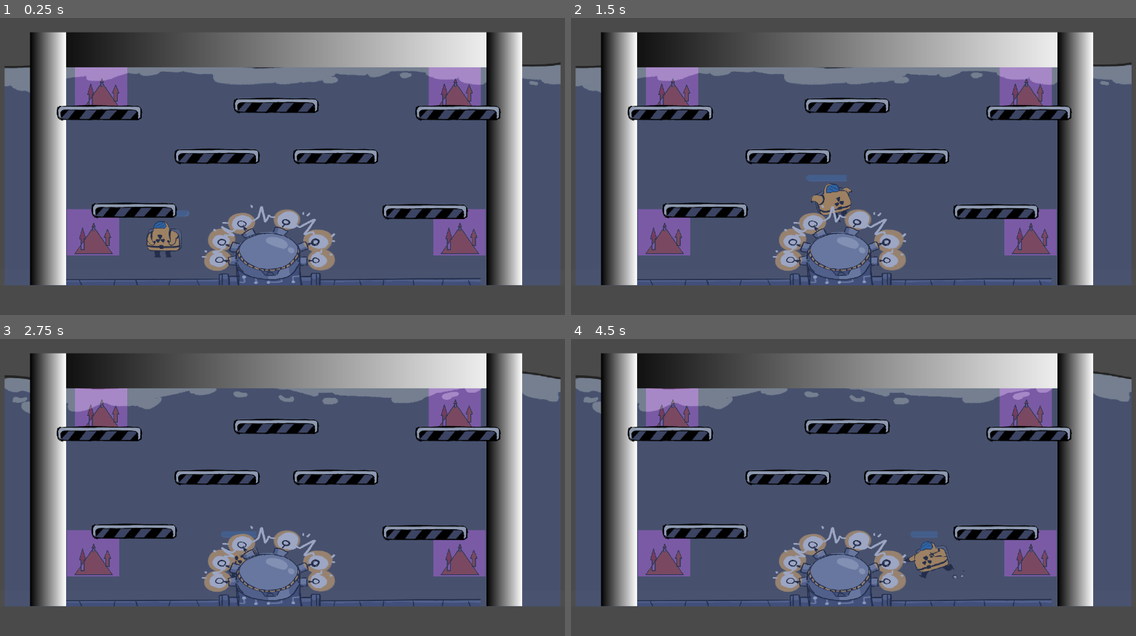
Above: before the commit, frames 1-4 (two rows, left to right).
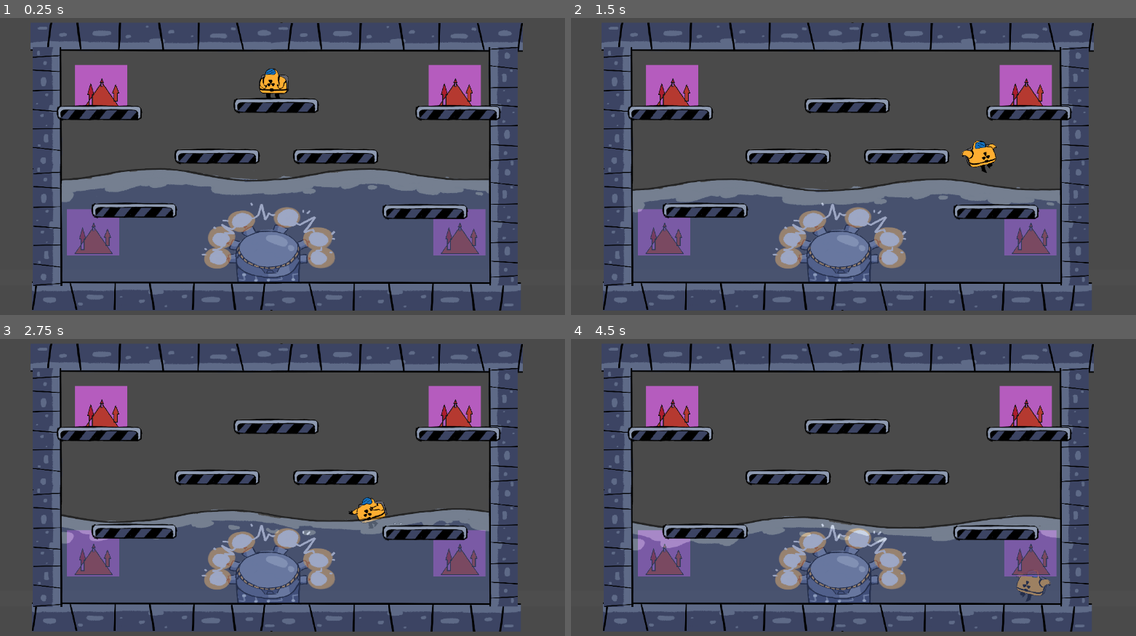
Above: after the commit, the same moments.

Repository: dareios99/GodotJam
Game: Godot game, scene res://initial.tscn
Same seed, same stepped clock (60 frames per second), same inputs: the game is played once before the commit and once after it.
Inputs:
- Up to frame 1 (0.25 s): no input
- Up to frame 2 (1.5 s): hold Right (right) from 0.53 s (still down); tap X (activate_task) at 0.6, 1.35 s; tap Space (jump) at 0.77 s
- Up to frame 3 (2.75 s): tap Space (jump) at 1.52 s; release Right (right) at 2.03 s; hold Left (left) from 2.03 s (still down); tap X (activate_task) at 2.1 s
- Up to frame 4 (4.5 s): release Left (left) at 2.78 s; hold Right (right) 2.78-4.28 s; tap X (activate_task) at 2.85, 3.6, 4.35 s; tap Space (jump) at 3.02, 3.77 s; hold Left (left) from 4.28 s (still down)

The runs differ from the first frame. In frame 1, 67% of the frame differs, in the area x 0-100%, y 1-99%; in frame 2, 69%; in frame 3, 71%; in frame 4, 73%.

Commit message:
9 o clock commit

Diff:
--- a/level.tscn
+++ b/level.tscn
@@ -1,5 +1,6 @@
-[gd_scene load_steps=10 format=3 uid="uid://da3t6qp0a73hk"]
+[gd_scene load_steps=11 format=3 uid="uid://da3t6qp0a73hk"]
 
+[ext_resource type="Texture2D" uid="uid://bs8h87iskmsqu" path="res://HorizontalPipe.png" id="1_5ox2s"]
 [ext_resource type="Texture2D" uid="uid://qdluhu15ipyk" path="res://Platforms/Platform_Short.png" id="1_yyg1h"]
 
 [sub_resource type="RectangleShape2D" id="RectangleShape2D_msa2y"]
@@ -28,29 +29,37 @@
 [node name="level" type="Node2D"]
 
 [node name="floor" type="StaticBody2D" parent="."]
-visible = false
-position = Vector2(604, 512)
+position = Vector2(604, 570)
 
 [node name="CollisionShape2D" type="CollisionShape2D" parent="floor"]
 position = Vector2(34, 46)
 shape = SubResource("RectangleShape2D_msa2y")
 
+[node name="Sprite2D4" type="Sprite2D" parent="floor"]
+position = Vector2(33.2202, -229)
+rotation = -3.14159
+scale = Vector2(0.560646, 0.564584)
+texture = ExtResource("1_5ox2s")
+flip_v = true
+
 [node name="Sprite2D3" type="Sprite2D" parent="floor"]
+visible = false
 position = Vector2(34, 44.5)
 scale = Vector2(4.16406, 65)
 texture = SubResource("GradientTexture1D_yqu3f")
 
 [node name="roof" type="StaticBody2D" parent="."]
-position = Vector2(604, 33)
+position = Vector2(604, 3)
 
 [node name="CollisionShape2D" type="CollisionShape2D" parent="roof"]
 position = Vector2(34, 41.5)
 shape = SubResource("RectangleShape2D_msa2y")
 
 [node name="Sprite2D3" type="Sprite2D" parent="roof"]
-position = Vector2(34, 38.3419)
-scale = Vector2(4.16406, 77.3163)
-texture = SubResource("GradientTexture1D_yqu3f")
+position = Vector2(33, 314)
+scale = Vector2(0.564583, 0.564583)
+texture = ExtResource("1_5ox2s")
+flip_v = true
 
 [node name="wall1" type="StaticBody2D" parent="."]
 position = Vector2(168, 302)
@@ -60,9 +69,10 @@
 shape = SubResource("RectangleShape2D_8h70k")
 
 [node name="Sprite2D" type="Sprite2D" parent="wall1"]
-position = Vector2(-33.5, 9.5)
-scale = Vector2(0.308594, 557)
-texture = SubResource("GradientTexture1D_jvm31")
+position = Vector2(240.568, 26.5872)
+rotation = 1.5708
+scale = Vector2(0.273876, 0.568979)
+texture = ExtResource("1_5ox2s")
 
 [node name="wall2" type="StaticBody2D" parent="."]
 position = Vector2(1172, 302)
@@ -72,9 +82,16 @@
 shape = SubResource("RectangleShape2D_8h70k")
 
 [node name="Sprite2D" type="Sprite2D" parent="wall2"]
+visible = false
 position = Vector2(-33.5, 9.5)
 scale = Vector2(0.308594, 557)
 texture = SubResource("GradientTexture1D_jvm31")
+
+[node name="Sprite2D2" type="Sprite2D" parent="wall2"]
+position = Vector2(-311, 26.5872)
+rotation = -1.5708
+scale = Vector2(0.273876, 0.568979)
+texture = ExtResource("1_5ox2s")
 
 [node name="platform" type="StaticBody2D" parent="."]
 position = Vector2(291, 430)
--- a/main.tscn
+++ b/main.tscn
@@ -32,7 +32,7 @@
 script = ExtResource("1_2d544")
 
 [node name="CharacterBody2D" parent="." instance=ExtResource("2_ljyrd")]
-position = Vector2(51, 66)
+position = Vector2(649, 135)
 
 [node name="level" parent="." instance=ExtResource("3_ygoo1")]
 z_index = 3
@@ -74,6 +74,7 @@
 type_of_task = 3
 
 [node name="reactor" parent="." instance=ExtResource("6_c4qsd")]
+position = Vector2(0, 13)
 collision_layer = 4
 collision_mask = 4
 
@@ -101,3 +102,5 @@
 theme_override_font_sizes/font_size = 90
 text = "Meltdown!"
 horizontal_alignment = 1
+
+[editable path="water"]
--- a/player.tscn
+++ b/player.tscn
@@ -55,11 +55,11 @@
 }]
 
 [sub_resource type="CapsuleShape2D" id="CapsuleShape2D_4237d"]
-radius = 37.0
-height = 84.0
+radius = 27.0
+height = 66.0
 
 [node name="CharacterBody2D" type="CharacterBody2D"]
-position = Vector2(16, 4)
+position = Vector2(16, 3)
 script = ExtResource("1_4vxd3")
 
 [node name="OxygenProgressBar" type="TextureProgressBar" parent="."]
@@ -70,11 +70,11 @@
 texture_progress = ExtResource("2_k0fo2")
 
 [node name="Sprite2D" type="AnimatedSprite2D" parent="."]
-position = Vector2(350, 472)
-scale = Vector2(0.440844, 0.440844)
+position = Vector2(-8, -5)
+scale = Vector2(0.36857, 0.36857)
 sprite_frames = SubResource("SpriteFrames_6vtee")
 animation = &"idle"
 
 [node name="CollisionShape2D" type="CollisionShape2D" parent="."]
-position = Vector2(339, 468)
+position = Vector2(-19, -2)
 shape = SubResource("CapsuleShape2D_4237d")
--- a/reactor.tscn
+++ b/reactor.tscn
@@ -1,7 +1,8 @@
-[gd_scene load_steps=6 format=3 uid="uid://dwaxvkv8x0yag"]
+[gd_scene load_steps=7 format=3 uid="uid://dwaxvkv8x0yag"]
 
 [ext_resource type="Script" path="res://reactor.gd" id="1_u0bqq"]
-[ext_resource type="Texture2D" uid="uid://dh7hyjl1u0422" path="res://Reactor/Reactor_On.png" id="2_bfm4s"]
+[ext_resource type="Texture2D" uid="uid://b7obwl0jxgk7f" path="res://Reactor2.png" id="2_62n83"]
+[ext_resource type="Texture2D" uid="uid://dxvkpgnwylkaq" path="res://Reactor.png" id="3_lhuli"]
 
 [sub_resource type="CapsuleShape2D" id="CapsuleShape2D_yk26o"]
 radius = 64.0
@@ -11,34 +12,39 @@
 animations = [{
 "frames": [{
 "duration": 1.0,
-"texture": ExtResource("2_bfm4s")
+"texture": ExtResource("2_62n83")
+}, {
+"duration": 1.0,
+"texture": ExtResource("3_lhuli")
 }],
 "loop": true,
 "name": &"default",
-"speed": 5.0
+"speed": 2.0
 }]
 
 [sub_resource type="LabelSettings" id="LabelSettings_3gsoo"]
 font_size = 80
+font_color = Color(0.847059, 0.109804, 0.164706, 1)
 
 [node name="reactor" type="Area2D"]
 script = ExtResource("1_u0bqq")
 
 [node name="CollisionShape2D" type="CollisionShape2D" parent="."]
-position = Vector2(618, 438)
+position = Vector2(618, 505)
 shape = SubResource("CapsuleShape2D_yk26o")
 
 [node name="AnimatedSprite2D" type="AnimatedSprite2D" parent="."]
-position = Vector2(615, 495)
+position = Vector2(615, 364)
 scale = Vector2(0.490223, 0.385396)
 sprite_frames = SubResource("SpriteFrames_q4l4r")
+frame_progress = 0.0582384
 
 [node name="CountDownLabel" type="Label" parent="."]
-visible = false
+z_index = 14
 offset_left = 567.0
-offset_top = 250.0
+offset_top = 458.0
 offset_right = 659.0
-offset_bottom = 370.0
+offset_bottom = 578.0
 text = "10"
 label_settings = SubResource("LabelSettings_3gsoo")
 horizontal_alignment = 1
--- a/water.gd
+++ b/water.gd
@@ -33,20 +33,20 @@
 		go_down(amount)
 		return
 	if (is_returning_to_normal):
-		if sprite.position.y > 530:
+		if sprite.position.y > 760:
 			go_up(minimum_speed)
-		if sprite.position.y < 530:
+		if sprite.position.y < 760:
 			go_down(minimum_speed)
 
 
 func go_up(amount:float) -> void:
-	if (sprite.position.y <= 272):
+	if (sprite.position.y <= 421):
 		return
 	col_shape.position.y -= amount;
 	sprite.position.y -= amount
 
 func go_down(amount:float) -> void:
-	if (sprite.position.y >= 698):
+	if (sprite.position.y >= 970):
 		return
 	col_shape.position.y += amount;
 	sprite.position.y += amount
--- a/water.tscn
+++ b/water.tscn
@@ -31,8 +31,8 @@
 
 [node name="sprite" type="AnimatedSprite2D" parent="."]
 z_index = -2
-position = Vector2(650.424, 530)
-scale = Vector2(0.636768, 0.603207)
+position = Vector2(621.089, 695.89)
+scale = Vector2(0.5331, 0.487977)
 sprite_frames = SubResource("SpriteFrames_kof1d")
 frame_progress = 0.375318
 offset = Vector2(0.253967, -0.5)
Binary file added: HorizontalPipe.png
Not shown, added: HorizontalPipe.png.import
Binary file added: Reactor.png
Not shown, added: Reactor.png.import
Binary file added: Reactor2.png
Not shown, added: Reactor2.png.import
Binary file added: SidePipe.png
Not shown, added: SidePipe.png.import
Not shown: 1 places in main.tscn that only renumber resources
